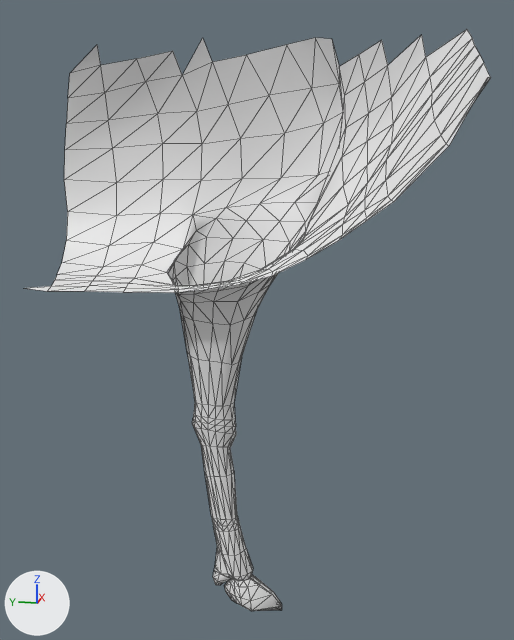
Renders of the OBJ model app-winterforest/src/main/assets/models/deer_body/mesh_leg0.obj from each side of a commit.
Both versions are drawn from a 50 mm camera at (-0.885, -0.288, 0.6) aimed at (-0.036, -0.119, 0.388). Lighting does not change. The marker at lower left points along +X, +Y and +Z. The first picture is the older version. Mesh edges are drawn as thin lines. Where no turn or scale is listed for an object, it has been applied to the vertices.

Names of what the first picture shows: 'mesh_leg0'.
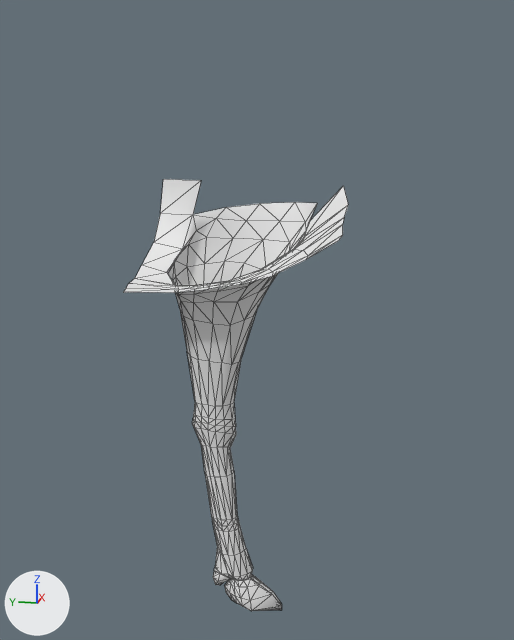
What differs and where, as boxes (x1, y1, x2, y2) in the pictures (514 x 640 px):
'mesh_leg0', reshaped (52% narrower, 26% shorter)
    before: (26, 29, 491, 611)
    after: (124, 179, 348, 611)
part 1 of me_mesh_leg0, deleted
    before: (26, 29, 491, 292)

What changed in the scene script:
```text
Change me_mesh_leg0:
    used by ob_mesh_leg0; location = (0.0, 0.0, 0.0)
    remove me_mesh_leg0.from_pydata(...)  # 480 vertices, 910 faces; spans x -0.107..0.017, y -0.371..0.156, z 0.001..0.723
    add me_mesh_leg0.from_pydata(...)  # 388 vertices, 748 faces; spans x -0.107..0.006, y -0.229..0.032, z 0.001..0.558
    me_mesh_leg0 part 1
    92 vertices are removed from x -0.107..0.017, y -0.371..0.156, z 0.429..0.723
    162 faces are deleted
```
